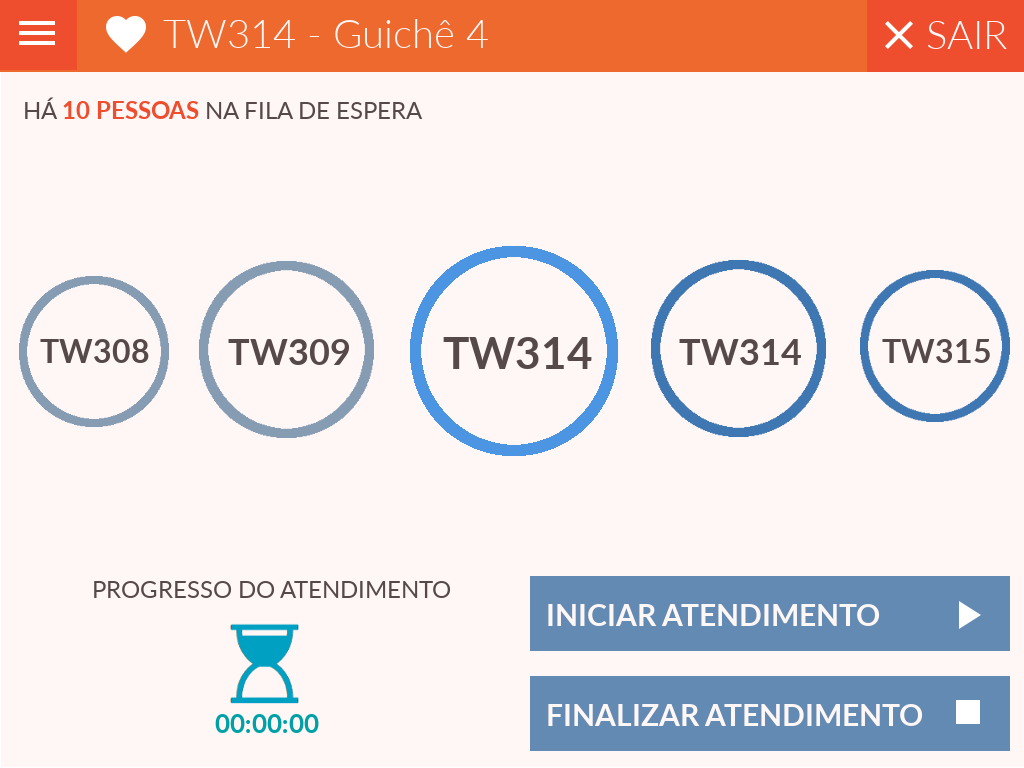
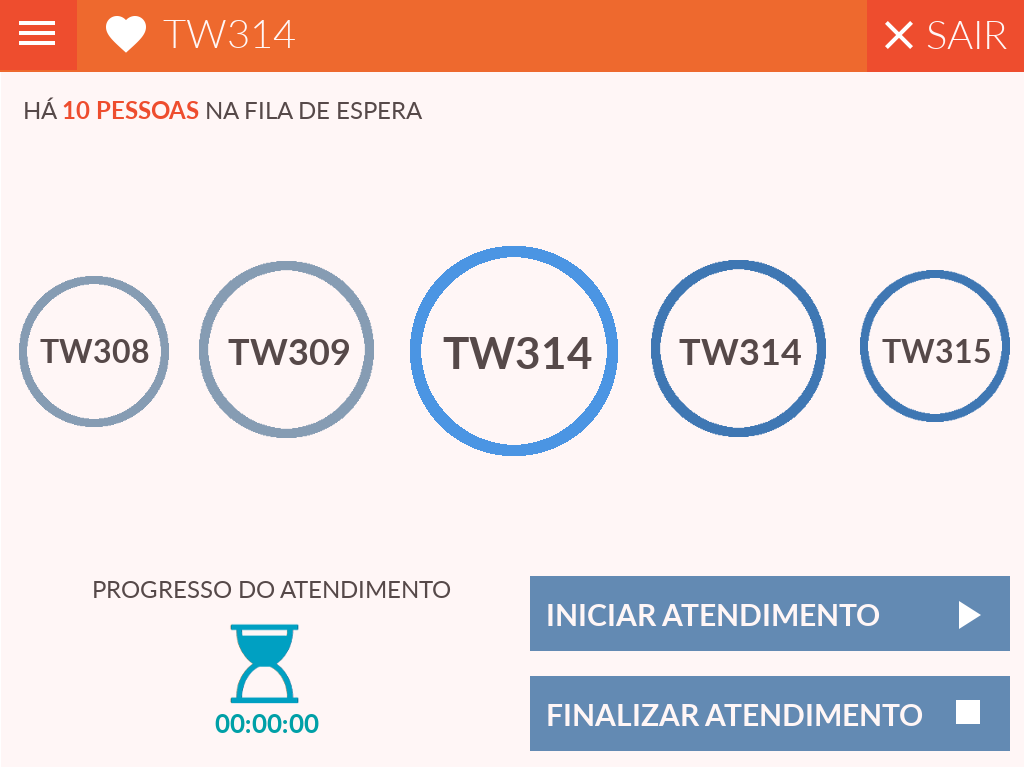
Comparing the layer stacks of the two (1024, 768) images. Changes:
renamed "TW314 - Guichê 4" to "TW314 #1", painted on it over [309, 19, 488, 48]
